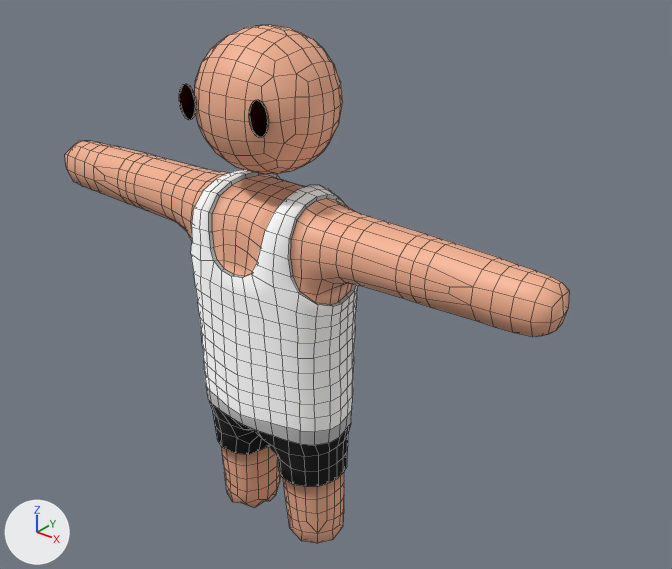
A saved change to the Blender file Assets/Models/Attire/NormalAISkin.blend.
Before and after are seen from a camera (50 mm lens) standing at (1.412, -1.543, 1.721) and looking at (0.106, 0.089, 0.709). The lights are fixed; the arrows at lower left show +X, +Y and +Z. Mesh edges are drawn as thin lines. The same objects are shown in both versions, whatever each file hides.

Objects in the first picture: 'Shirt_TankTop.001'.
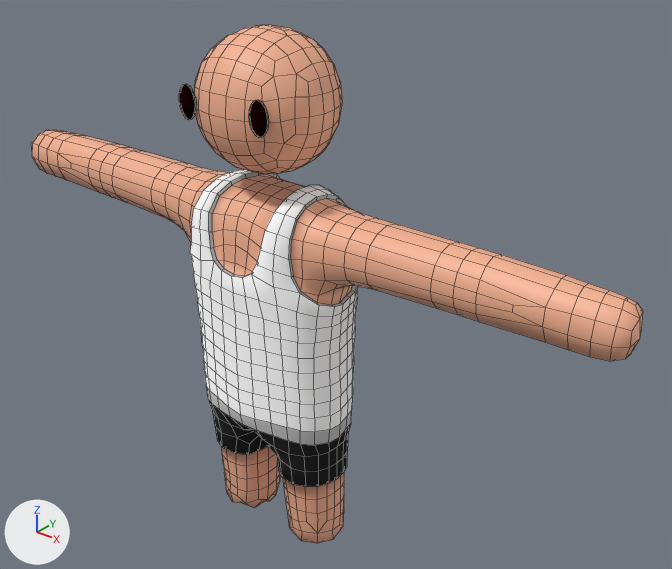
Pixel boxes (x1, y1, x2, y2) of what changed, in the pictures (672 x 569 px; the box of a moved part takes in the faces that stretch with it):
'Shirt_TankTop.001', reshaped (21% wider): before (65, 25, 570, 543); after (31, 25, 643, 543)
part 1 of me_plane_016, moved or reshaped: before (300, 204, 570, 336); after (301, 204, 643, 361)
part 2 of me_plane_016, moved or reshaped: before (65, 141, 227, 241); after (31, 130, 228, 242)

The change, as a list of edits to the scene's bpy script:
```text
Change me_plane_016:
    used by ob_shirt_tanktop_001; location = (0.0, 0.0, 0.0)
    remove me_plane_016.from_pydata(...)  # 1424 vertices, 1398 faces; spans x -0.76..0.76, y -0.18..0.14, z 0.0..1.34
    add me_plane_016.from_pydata(...)  # 1424 vertices, 1398 faces; spans x -0.91..0.91, y -0.18..0.14, z 0.0..1.34
    me_plane_016 part 1: 151 of 1424 vertices moved; they spanned x 0.21..0.76, y -0.11..0.06, z 0.78..0.96 and now span x 0.22..0.91, y -0.11..0.06, z 0.78..0.96; mean shift (0.1, 0.0, 0.0); largest move (0.68, -0.08, 0.88) -> (0.84, -0.08, 0.88)
    me_plane_016 part 2: 151 of 1424 vertices moved; they spanned x -0.76..-0.21, y -0.11..0.06, z 0.78..0.96 and now span x -0.91..-0.22, y -0.11..0.06, z 0.78..0.96; mean shift (-0.1, 0.0, 0.0); largest move (-0.68, -0.08, 0.88) -> (-0.84, -0.08, 0.88)
```
